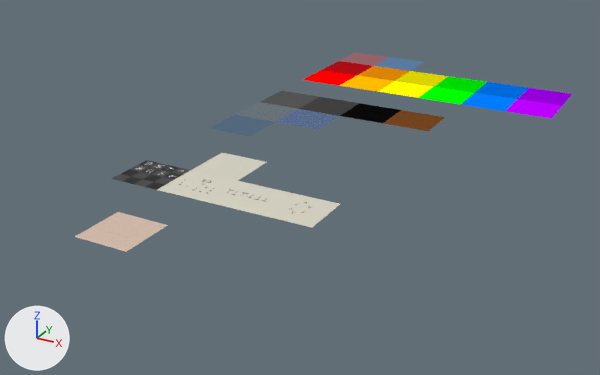
The Blender file blender_models/Resources.blend, before and after one commit.
Before and after are seen from a camera (50 mm lens) standing at (9.89, -20.69, 5.73) and looking at (2.6, -7.44, -0.9). The lights are fixed; the arrows at lower left show +X, +Y and +Z.

Script lines for the objects in view, before the commit:
```python
me_plane_004 = bpy.data.meshes.new('Plane.004')
me_plane_004.from_pydata([(-0.5, -0.5, 0.0), (0.5, -0.5, 0.0), (-0.5, 0.5, 0.0), (0.5, 0.5, 0.0)], [], [(0, 1, 3, 2)])
me_plane_004.materials.append(mat_blue_glow)  # black #000000
me_plane_010 = bpy.data.meshes.new('Plane.010')
me_plane_010.from_pydata([(-0.5, -0.5, 0.0), (0.5, -0.5, 0.0), (-0.5, 0.5, 0.0), (0.5, 0.5, 0.0)], [], [(0, 1, 3, 2)])
me_plane_010.materials.append(mat_green)  # green #00e401
me_plane_019 = bpy.data.meshes.new('Plane.019')
me_plane_019.from_pydata(...)  # 4 vertices, 1 face; spans x -0.5..0.5, y -0.5..0.5, z 0.0
me_plane_019.materials.append(mat_bridgeinstruction)  # picture img_bridgeinstruction_png
ob_plane_004 = bpy.data.objects.new('Plane.004', me_plane_004)
ob_plane_004.location = (5.0, -3.0, 0.0)
ob_plane_010 = bpy.data.objects.new('Plane.010', me_plane_010)
ob_plane_010.location = (4.0, -2.0, 0.0)
ob_plane_019 = bpy.data.objects.new('Plane.019', me_plane_019)
ob_plane_019.location = (3.0, -10.0, 0.0)
# also in view: 'Plane.014' at (2.0, -5.0, 0.0); 'Plane.021' at (1.0, -6.0, 0.0); 'Plane.020' at (4.0, -10.0, 0.0); 'Plane.009' at (3.0, -2.0, 0.0); 'Plane.022' at (2.0, -6.0, 0.0)
```
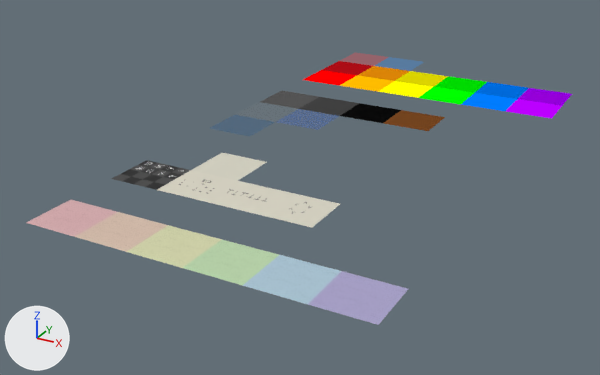
Location of each change, (x1, y1, x2, y2) in pixels of the pictures (600 x 375 px):
'Plane.031', added (blue): after (308, 271, 408, 325)
'Plane.030', added (blue): after (243, 255, 341, 304)
'Plane.029', added (green): after (183, 240, 279, 286)
'Plane.028', added (beige): after (127, 225, 222, 268)
'Plane.027', added (pink): after (26, 200, 117, 237)

The change, as a diff of the scene's bpy script:
```diff
--- a/blender_models/Resources.blend.py
+++ b/blender_models/Resources.blend.py
@@ img_paper_purple_png @@
+img_paper_purple_png = load_image('paper_purple.png', '../unity_project/Paper Box/Assets/Textures/Box/PapersV2/paper_purple.png', 1000, 1000, 'sRGB')
@@ img_paper_blue_png @@
+img_paper_blue_png = load_image('paper_blue.png', '../unity_project/Paper Box/Assets/Textures/Box/PapersV2/paper_blue.png', 1000, 1000, 'sRGB')
@@ img_paper_green_png @@
+img_paper_green_png = load_image('paper_green.png', '../unity_project/Paper Box/Assets/Textures/Box/PapersV2/paper_green.png', 1000, 1000, 'sRGB')
@@ img_paper_yellow_png @@
+img_paper_yellow_png = load_image('paper_yellow.png', '../unity_project/Paper Box/Assets/Textures/Box/PapersV2/paper_yellow.png', 1000, 1000, 'sRGB')
@@ img_paper_red_png @@
+img_paper_red_png = load_image('paper_red.png', '../unity_project/Paper Box/Assets/Textures/Box/PapersV2/paper_red.png', 1000, 1000, 'sRGB')
@@ mat_paperpurple @@
+mat_paperpurple = principled_material('PaperPurple')
+mat_paperpurple.texture = img_paper_purple_png
+mat_paperpurple.roughness = 1.0
+mat_paperpurple.specular_ior_level = 0.1
@@ mat_paperblue @@
+mat_paperblue = principled_material('PaperBlue')
+mat_paperblue.texture = img_paper_blue_png
+mat_paperblue.roughness = 1.0
+mat_paperblue.specular_ior_level = 0.1
@@ mat_papergreen @@
+mat_papergreen = principled_material('PaperGreen')
+mat_papergreen.texture = img_paper_green_png
+mat_papergreen.roughness = 1.0
+mat_papergreen.specular_ior_level = 0.1
@@ mat_paperyellow @@
+mat_paperyellow = principled_material('PaperYellow')
+mat_paperyellow.texture = img_paper_yellow_png
+mat_paperyellow.roughness = 1.0
+mat_paperyellow.specular_ior_level = 0.1
@@ mat_paperred @@
+mat_paperred = principled_material('PaperRed')
+mat_paperred.texture = img_paper_red_png
+mat_paperred.roughness = 1.0
+mat_paperred.specular_ior_level = 0.1
@@ me_plane_031 @@
+me_plane_031.from_pydata(...)  # 4 vertices, 1 face; spans x -0.5..0.5, y -0.5..0.5, z 0.0
+me_plane_031.materials.append(mat_paperpurple)  # picture img_paper_purple_png
@@ me_plane_030 @@
+me_plane_030.from_pydata(...)  # 4 vertices, 1 face; spans x -0.5..0.5, y -0.5..0.5, z 0.0
+me_plane_030.materials.append(mat_paperblue)  # picture img_paper_blue_png
@@ me_plane_029 @@
+me_plane_029.from_pydata(...)  # 4 vertices, 1 face; spans x -0.5..0.5, y -0.5..0.5, z 0.0
+me_plane_029.materials.append(mat_papergreen)  # picture img_paper_green_png
@@ me_plane_028 @@
+me_plane_028.from_pydata(...)  # 4 vertices, 1 face; spans x -0.5..0.5, y -0.5..0.5, z 0.0
+me_plane_028.materials.append(mat_paperyellow)  # picture img_paper_yellow_png
@@ me_plane_027 @@
+me_plane_027.from_pydata(...)  # 4 vertices, 1 face; spans x -0.5..0.5, y -0.5..0.5, z 0.0
+me_plane_027.materials.append(mat_paperred)  # picture img_paper_red_png
@@ ob_plane_031 @@
+ob_plane_031 = bpy.data.objects.new('Plane.031', me_plane_031)
+ob_plane_031.location = (6.0, -12.0, 0.0)
@@ ob_plane_030 @@
+ob_plane_030 = bpy.data.objects.new('Plane.030', me_plane_030)
+ob_plane_030.location = (5.0, -12.0, 0.0)
@@ ob_plane_029 @@
+ob_plane_029 = bpy.data.objects.new('Plane.029', me_plane_029)
+ob_plane_029.location = (4.0, -12.0, 0.0)
@@ ob_plane_028 @@
+ob_plane_028 = bpy.data.objects.new('Plane.028', me_plane_028)
+ob_plane_028.location = (3.0, -12.0, 0.0)
@@ ob_plane_027 @@
+ob_plane_027 = bpy.data.objects.new('Plane.027', me_plane_027)
+ob_plane_027.location = (1.0, -12.0, 0.0)
```
